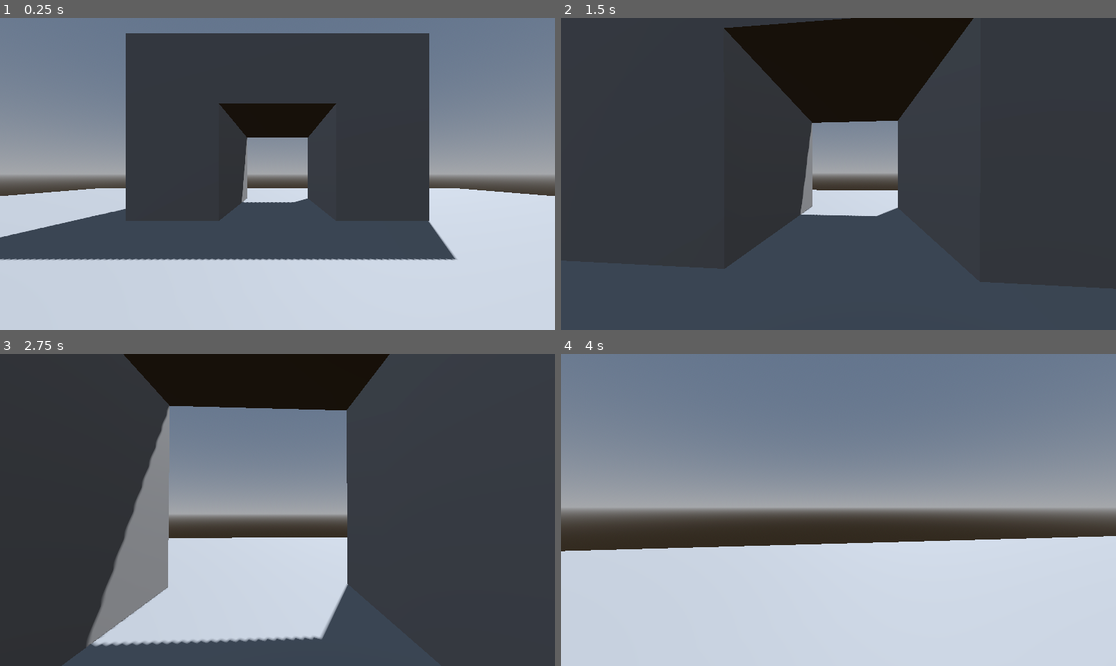
Above: before the commit, frames 1-4 (two rows, left to right).
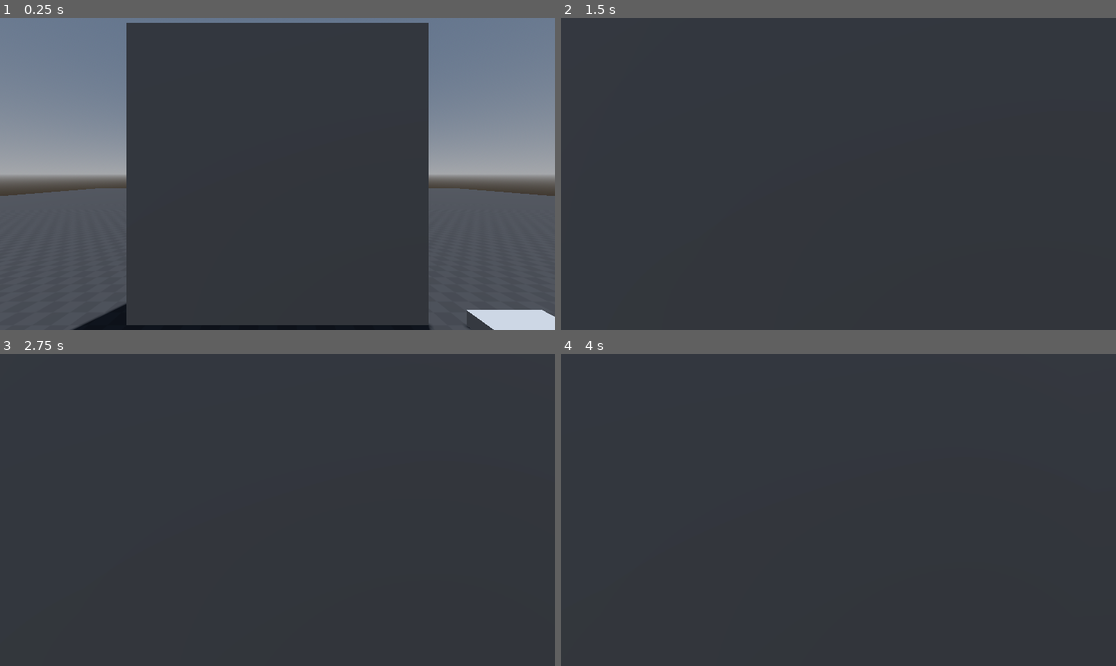
Above: after the commit, the same moments.

Repository: meursw/ace-jam0-submission
Game: Godot game, scene res://Levels/test_world.tscn
Two runs of this game, one before a commit and one after it. Both use one fixed random seed, a clock stepped at 60 frames per second and the inputs below.
Inputs (mouse positions are in pixels of both pictures, inside the frame that each line leads up to):
- Up to frame 1 (0.25 s): no input
- Up to frame 2 (1.5 s): tap Enter at 0.5 s; move the mouse to (866, 174) at 0.52 s; hold W (Forwards) from 0.53 s (still down); tap E (PickUp) at 0.6, 1.35 s; move the mouse to (810, 174) at 1.27 s
- Up to frame 3 (2.75 s): keep holding W (Forwards); move the mouse to (288, 503) at 2.02 s; tap E (PickUp) at 2.1 s
- Up to frame 4 (4 s): keep holding W (Forwards); move the mouse to (832, 516) at 2.77 s; tap E (PickUp) at 2.85, 3.6 s; move the mouse to (877, 513) at 3.52 s

The runs differ from the first frame. In frame 1, 35% of the frame differs, in the area x 0-100%, y 1-100%; in frame 2, 14%; in frame 3, 35%; in frame 4, 96%, in the area x 0-100%, y 0-100%.

Commit message:
more progress :D

Diff:
--- a/Levels/test_world.tscn
+++ b/Levels/test_world.tscn
@@ -1,6 +1,8 @@
-[gd_scene load_steps=7 format=3 uid="uid://gy3jihjwfn0q"]
+[gd_scene load_steps=10 format=3 uid="uid://gy3jihjwfn0q"]
 
 [ext_resource type="PackedScene" uid="uid://cttqgfopdwiv" path="res://Scenes/player.tscn" id="1_1agov"]
+[ext_resource type="Texture2D" uid="uid://b066wyvxxa0ik" path="res://addons/kenney_prototype_textures/dark/texture_08.png" id="1_e523m"]
+[ext_resource type="PackedScene" uid="uid://cy85s8q1kheqf" path="res://Scenes/door_and_switch.tscn" id="3_lcj55"]
 
 [sub_resource type="ProceduralSkyMaterial" id="ProceduralSkyMaterial_tsdr6"]
 sky_horizon_color = Color(0.64625, 0.65575, 0.67075, 1)
@@ -15,6 +17,10 @@
 glow_enabled = true
 glow_normalized = true
 glow_blend_mode = 0
+
+[sub_resource type="StandardMaterial3D" id="StandardMaterial3D_i6vge"]
+albedo_texture = ExtResource("1_e523m")
+uv1_triplanar = true
 
 [sub_resource type="BoxMesh" id="BoxMesh_lrmql"]
 
@@ -31,27 +37,19 @@
 transform = Transform3D(-0.866025, -0.433013, 0.25, 0, 0.5, 0.866025, -0.5, 0.75, -0.433013, 0, 0, 0)
 shadow_enabled = true
 
-[node name="CSGBox3D" type="CSGBox3D" parent="Enviroment"]
+[node name="Floor" type="CSGBox3D" parent="Enviroment"]
 transform = Transform3D(1, 0, 0, 0, 1, 0, 0, 0, 1, 0, -0.05, 0)
+material_override = SubResource("StandardMaterial3D_i6vge")
 use_collision = true
 size = Vector3(50, 0.1, 50)
 
-[node name="Building" type="CSGBox3D" parent="Enviroment"]
-transform = Transform3D(1, 0, 0, 0, 1, 0, 0, 0, 1, 0, 4, -9.5)
-use_collision = true
-size = Vector3(13, 8, 8)
-
-[node name="Building2" type="CSGBox3D" parent="Enviroment/Building"]
-transform = Transform3D(1, 0, 0, 0, 1, 0, 0, 0, 1, 0, -1.5, 0)
-operation = 2
-size = Vector3(5, 5, 8)
-
 [node name="Player" parent="." instance=ExtResource("1_1agov")]
 transform = Transform3D(1, 0, 0, 0, 1, 0, 0, 0, 1, 0, 0, 3.1877)
+collision_layer = 1
 
 [node name="RigidBody3D" type="RigidBody3D" parent="."]
-transform = Transform3D(1, 0, 0, 0, 1, 0, 0, 0, 1, -2.4857, 1, 3)
-collision_layer = 3
+transform = Transform3D(1, 0, 0, 0, 1, 0, 0, 0, 1, 2.5143, 1, 3)
+collision_layer = 2
 gravity_scale = 0.5
 
 [node name="MeshInstance3D" type="MeshInstance3D" parent="RigidBody3D"]
@@ -59,3 +57,10 @@
 
 [node name="CollisionShape3D" type="CollisionShape3D" parent="RigidBody3D"]
 shape = SubResource("BoxShape3D_qawkn")
+
+[node name="DoorAndSwitch" parent="." instance=ExtResource("3_lcj55")]
+
+[node name="Switch" parent="DoorAndSwitch" index="1"]
+transform = Transform3D(1, 0, 0, 0, 1, 0, 0, 0, 1, 3, 0, 1)
+
+[editable path="DoorAndSwitch"]
--- /dev/null
+++ b/Scenes/door.tscn
@@ -0,0 +1,15 @@
+[gd_scene load_steps=2 format=3 uid="uid://coi7slc1xn1di"]
+
+[ext_resource type="Script" path="res://Scripts/door.gd" id="1_bmnkf"]
+
+[node name="Door" type="CSGBox3D" node_paths=PackedStringArray("door_frame")]
+transform = Transform3D(1, 0, 0, 0, 1, 0, 0, 0, 1, 0, 2, 0)
+use_collision = true
+size = Vector3(4, 4, 1)
+script = ExtResource("1_bmnkf")
+door_frame = NodePath("DoorFrame")
+
+[node name="DoorFrame" type="CSGBox3D" parent="."]
+transform = Transform3D(1, 0, 0, 0, 1, 0, 0, 0, 1, 5.96046e-08, -0.5005, 0)
+operation = 2
+size = Vector3(1.4, 0.001, 1)
--- /dev/null
+++ b/Scenes/door_and_switch.tscn
@@ -0,0 +1,12 @@
+[gd_scene load_steps=3 format=3 uid="uid://cy85s8q1kheqf"]
+
+[ext_resource type="PackedScene" uid="uid://coi7slc1xn1di" path="res://Scenes/door.tscn" id="1_5rhc1"]
+[ext_resource type="PackedScene" uid="uid://d5yi3cosi0x4" path="res://Scenes/switch.tscn" id="2_geym7"]
+
+[node name="DoorAndSwitch" type="Node3D"]
+
+[node name="Door" parent="." node_paths=PackedStringArray("switch") instance=ExtResource("1_5rhc1")]
+switch = NodePath("../Switch")
+
+[node name="Switch" parent="." instance=ExtResource("2_geym7")]
+transform = Transform3D(1, 0, 0, 0, 1, 0, 0, 0, 1, -4, 0, 0)
--- a/Scenes/player.tscn
+++ b/Scenes/player.tscn
@@ -8,6 +8,7 @@
 [sub_resource type="CapsuleShape3D" id="CapsuleShape3D_it3ul"]
 
 [node name="Player" type="CharacterBody3D" node_paths=PackedStringArray("_camera_3d")]
+collision_layer = 4
 script = ExtResource("1_n2r3j")
 _camera_3d = NodePath("Camera3D")
 
--- /dev/null
+++ b/Scenes/switch.tscn
@@ -0,0 +1,23 @@
+[gd_scene load_steps=4 format=3 uid="uid://d5yi3cosi0x4"]
+
+[ext_resource type="Script" path="res://Scripts/switch.gd" id="1_p7psa"]
+
+[sub_resource type="BoxMesh" id="BoxMesh_u230c"]
+size = Vector3(1, 0.2, 1)
+
+[sub_resource type="BoxShape3D" id="BoxShape3D_ec5ss"]
+size = Vector3(1, 0.3, 1)
+
+[node name="Switch" type="Area3D"]
+collision_mask = 2
+script = ExtResource("1_p7psa")
+
+[node name="MeshInstance3D" type="MeshInstance3D" parent="."]
+transform = Transform3D(1, 0, 0, 0, 1, 0, 0, 0, 1, 0, 0.1, 0)
+mesh = SubResource("BoxMesh_u230c")
+
+[node name="CollisionShape3D" type="CollisionShape3D" parent="."]
+transform = Transform3D(1, 0, 0, 0, 1, 0, 0, 0, 1, 0, 0.1, 0)
+shape = SubResource("BoxShape3D_ec5ss")
+
+[connection signal="body_entered" from="." to="." method="_on_body_entered"]
--- a/Scripts/camera.gd
+++ b/Scripts/camera.gd
@@ -8,6 +8,7 @@
 func _input(event):
 	if Input.is_action_just_pressed("PickUp"):
 		if not picked_object and check_for_object():
+			picked_object.freeze = true
 			picked_object.global_position = object_position.global_position
 		elif picked_object:
 			throw_object()
@@ -30,6 +31,7 @@
 
 
 func throw_object() -> void:
+	picked_object.freeze = false
 	var throw = picked_object.global_position - self.global_position
-	picked_object.apply_central_impulse(throw)
+	picked_object.apply_central_impulse(throw * 2.0)
 	picked_object = null
--- /dev/null
+++ b/Scripts/door.gd
@@ -0,0 +1,10 @@
+extends CSGBox3D
+
+@export var switch: Switch
+@export var door_frame: CSGBox3D
+
+func _ready():
+	switch.activate.connect(func():
+		var tween = create_tween().set_trans(Tween.TRANS_EXPO).set_ease(Tween.EASE_OUT)
+		tween.tween_property(door_frame,"size:y",self.size.y,1.0)
+	)
--- /dev/null
+++ b/Scripts/switch.gd
@@ -0,0 +1,8 @@
+class_name Switch
+extends Area3D
+
+signal activate
+
+func _on_body_entered(body):
+	if body is RigidBody3D and body.freeze == false:
+		activate.emit()
--- /dev/null
+++ b/Shaders/screen_color.gdshader
@@ -0,0 +1,8 @@
+shader_type canvas_item;
+uniform sampler2D SCREEN_TEXTURE: hint_screen_texture;
+
+// Called for every pixel the material is visible on.
+void fragment() {
+	vec4 screen_texture = texture(SCREEN_TEXTURE, SCREEN_UV);
+	COLOR = vec4(0.0, screen_texture.b, 0.0, 0.5);
+}
--- a/project.godot
+++ b/project.godot
@@ -54,7 +54,9 @@
 
 [layer_names]
 
-3d_physics/layer_2="Objects"
+3d_physics/layer_1="World"
+3d_physics/layer_2="RigidBody"
+3d_physics/layer_3="Player"
 
 [rendering]
 
Not shown, added: addons/kenney_prototype_textures/LICENSE.txt
Binary file added: addons/kenney_prototype_textures/dark/texture_01.png
Not shown, added: addons/kenney_prototype_textures/dark/texture_01.png.import
Binary file added: addons/kenney_prototype_textures/dark/texture_02.png
Not shown, added: addons/kenney_prototype_textures/dark/texture_02.png.import
Binary file added: addons/kenney_prototype_textures/dark/texture_03.png
Not shown, added: addons/kenney_prototype_textures/dark/texture_03.png.import
Binary file added: addons/kenney_prototype_textures/dark/texture_04.png
Not shown, added: addons/kenney_prototype_textures/dark/texture_04.png.import
Binary file added: addons/kenney_prototype_textures/dark/texture_05.png
Not shown, added: addons/kenney_prototype_textures/dark/texture_05.png.import
Binary file added: addons/kenney_prototype_textures/dark/texture_06.png
(and 145 more such lines)
